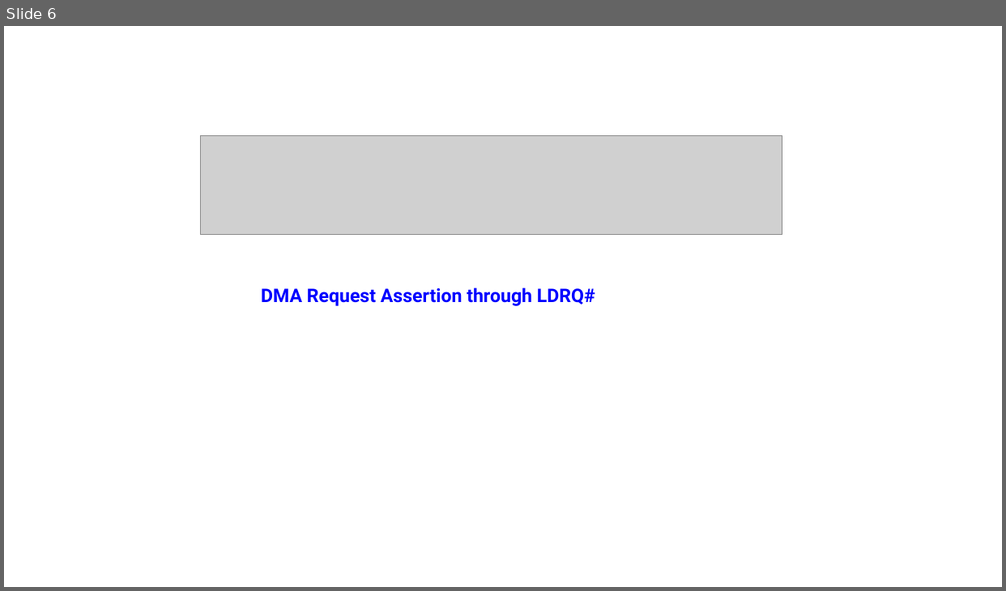
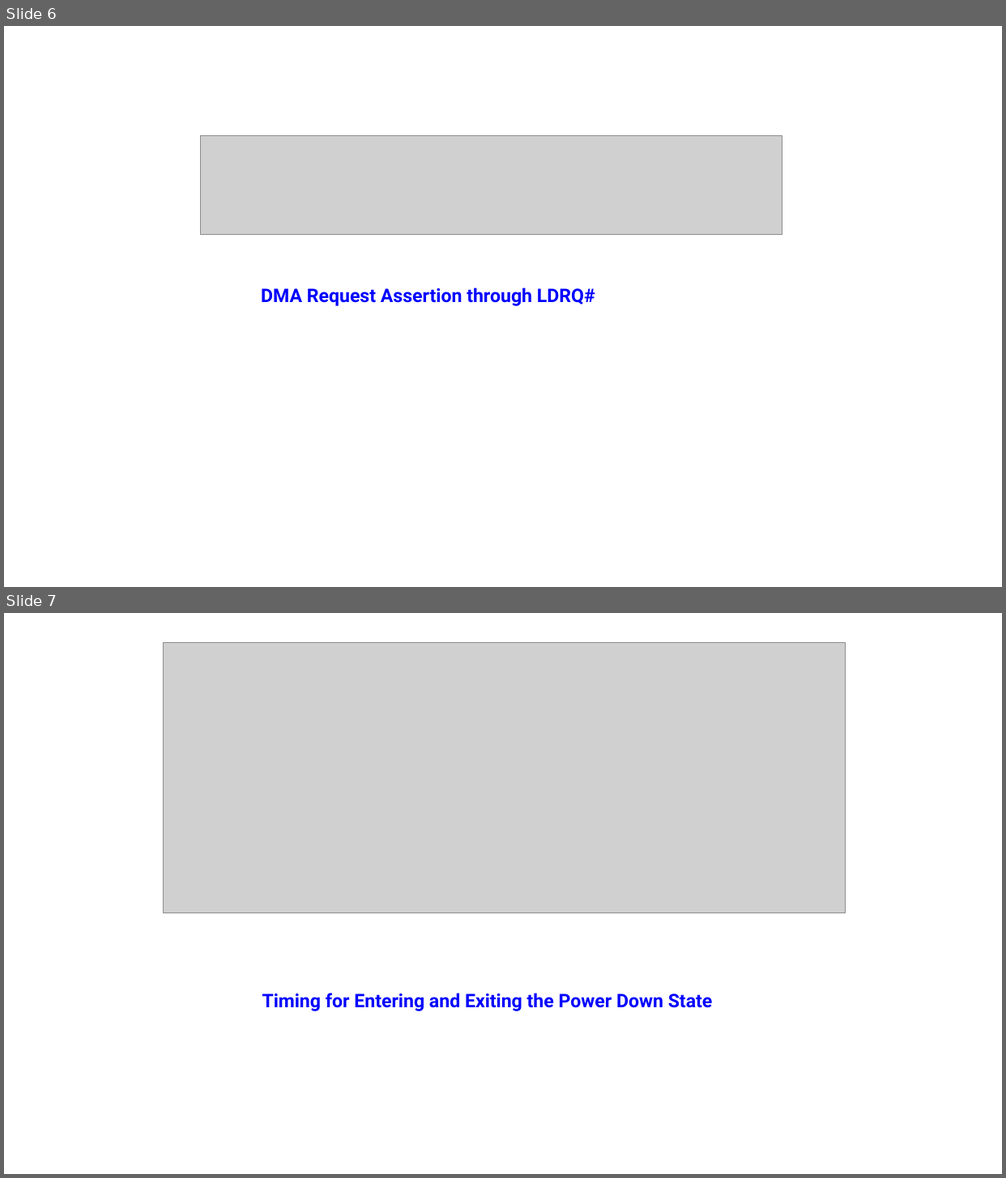
Before and after one commit to Duni0810/EC_doc, a slide deck: 协议/pic.pptx. Shown one above the other, each under a label of ours: slide 6 before the commit, slides 6 and 7 after it. The pictures are 1006x591 and 1006x1178 pixels, drawn with LibreOffice and Linux fonts; fonts in the diff are those of the drawing; grey boxes stand for pictures. Boxes give left, top, right and bottom in pixels: in the first picture for what was removed or moved away, otherwise in the second. Text is boxed around its words. In the diff, an @@ line names an element or a change of style, - is before the commit and + after.

```diff
--- a/协议/pic.pptx
+++ b/协议/pic.pptx
@@ slide 7 added at <box>4,613,1002,1174</box>, background #FFFFFF @@
@@ picture added at <box>164,642,846,914</box> @@
@@ text added at <box>262,993,713,1012</box>, 18 pt, text #0000FF, bold @@
+Timing for Entering and Exiting the Power Down State
```
Also in this commit, not shown: 5 other files.
